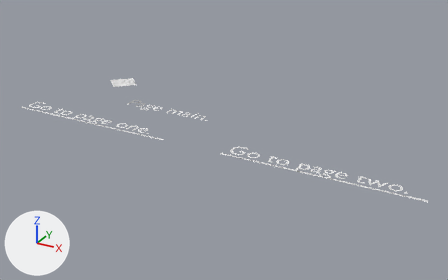
The Blender file addons.blend: old version first, new version second.
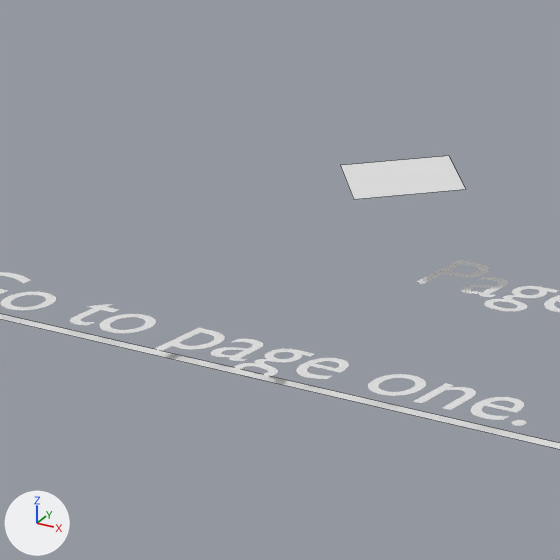
Each version appears first whole from a camera (50 mm lens) standing at (16.4, -20.65, 9.64) and looking at (5.68, -1.17, -0.1), and next in a close-up on the part from 9% to 35% of the width and 16% to 58% of the height. The axes (+X, +Y, +Z) are drawn at lower left. The lights are the same throughout. The close-ups show mesh edges as thin lines.

The scene before the commit, as lines of its bpy script (objects in view):
```python
me_go_to_page_one__001 = bpy.data.meshes.new('Go to page one..001')
me_go_to_page_one__001.from_pydata([(1.0, 1.0, 0.0), (-1.0, 1.0, 0.0), (-1.0, -1.0, 0.0), (1.0, -1.0, 0.0)], [], [(0, 1, 2, 3)])
me_mouse = bpy.data.meshes.new('mouse')
me_mouse.from_pydata([(1.0, 1.0, 0.0), (-1.0, 1.0, 0.0), (-1.0, -1.0, 0.0), (1.0, -1.0, 0.0)], [], [(0, 1, 2, 3)])
txt_page_main = bpy.data.curves.new('Page main.', 'FONT')
txt_page_main.body = 'Page main.'
ob_go_to_page_one__002 = bpy.data.objects.new('Go to page one..002', me_go_to_page_one__001)
ob_go_to_page_one__002.location = (0.0, -2.5, 0.0)
ob_go_to_page_one__002.scale = (3.75, 0.05, 1.0)
ob_mouse = bpy.data.objects.new('mouse', me_mouse)
ob_mouse.location = (0.0, 0.0, 1.0)
ob_mouse.rotation_euler = (0.0, 0.0, 0.785)  # degrees (0, 0, 45)
ob_mouse.scale = (0.5, 0.5, 0.5)
ob_page_main = bpy.data.objects.new('Page main.', txt_page_main)
ob_page_main.location = (0.0, 0.0, 0.0)
# also in view: 'Go to page one..003' at (-0.22, -2.27, 0.1)
```
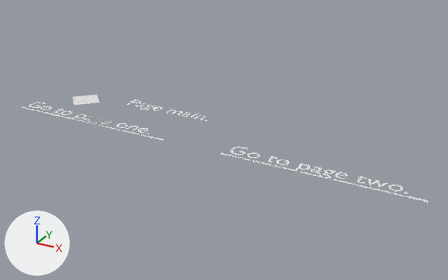
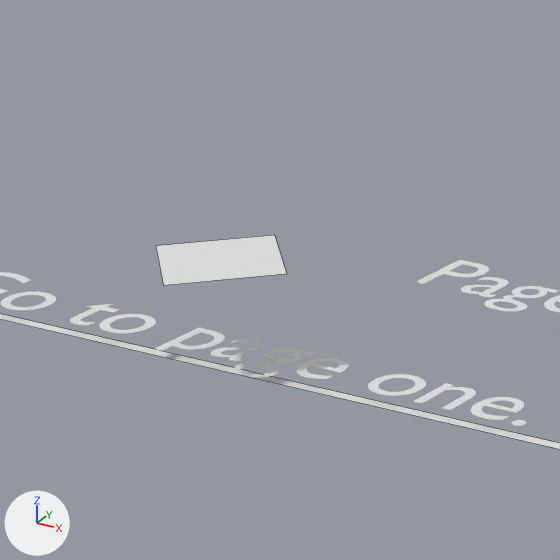
The change, as JSON lines over the scene's bpy script:
```json
{"op": "set", "path": "ob_mouse.location", "old": "(0.0, 0.0, 1.0)", "new": "(0.0, -2.5, 1.0)"}
```

Changed parts and their boxes [x1, y1, x2, y2] in the close-ups (560 x 560 px):
```json
{"object": "mouse", "change": "moved", "before": [340, 156, 465, 199], "after": [156, 235, 286, 285]}
```
